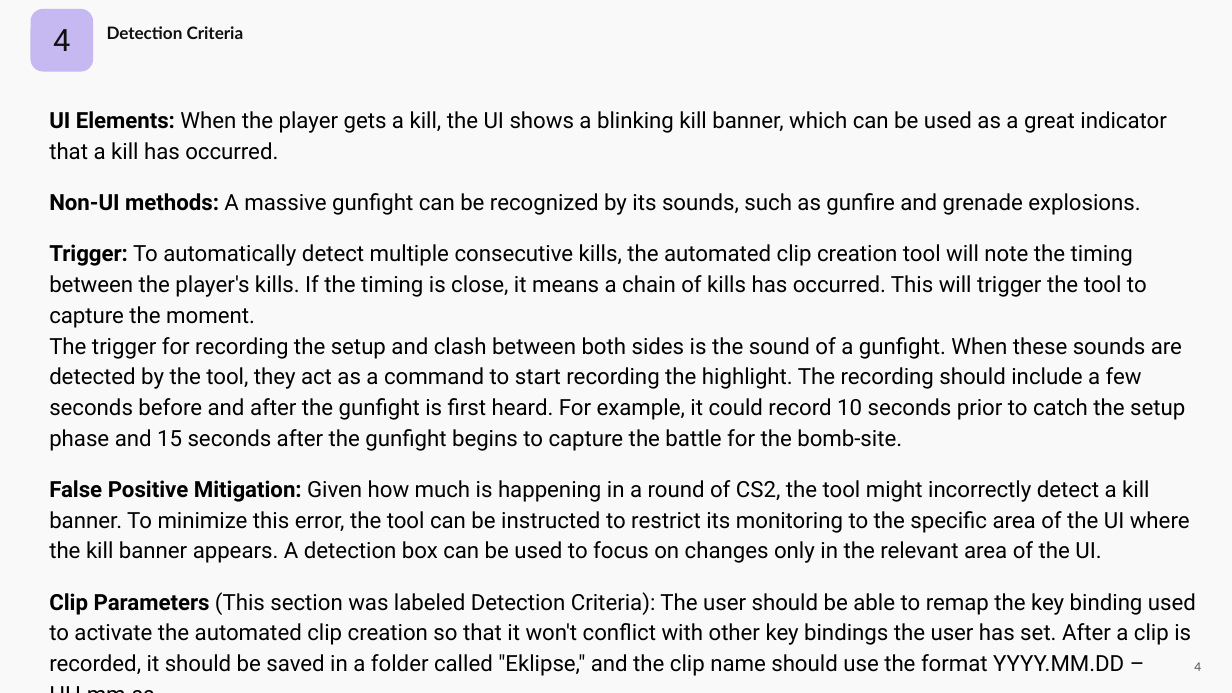
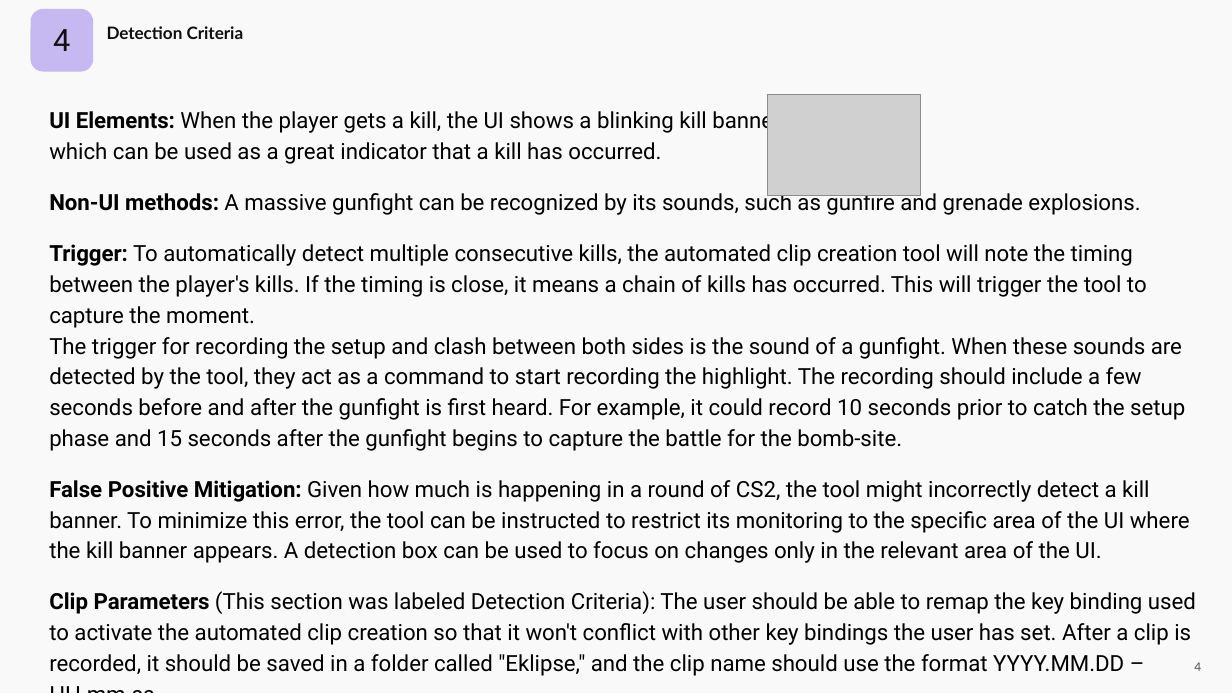
Before and after one commit to ImamSyabana/Eklipse-AI-Data-Optimization-Test, a slide deck: slide 4 of Google Slides Answer - Imam Sya'bana.pptx. Drawn at 1232x693 pixels with LibreOffice and Linux fonts; fonts in the diff are those of the drawing; grey boxes stand for pictures. Boxes give left, top, right and bottom in pixels: in the first picture for what was removed or moved away, otherwise in the second. Text is boxed around its words. In the diff, an @@ line names an element or a change of style, - is before the commit and + after.

```diff
--- a/Google Slides Answer - Imam Sya'bana.pptx
+++ b/Google Slides Answer - Imam Sya'bana.pptx
@@ text "UI Elements: When the player ..." rewrapped from <box>49,111,1196,676</box> to <box>49,107,1196,676</box> @@
@@ picture added at <box>768,95,920,196</box> @@
```
Also in this commit, not shown: 1 other slide changed, 45 other files.
